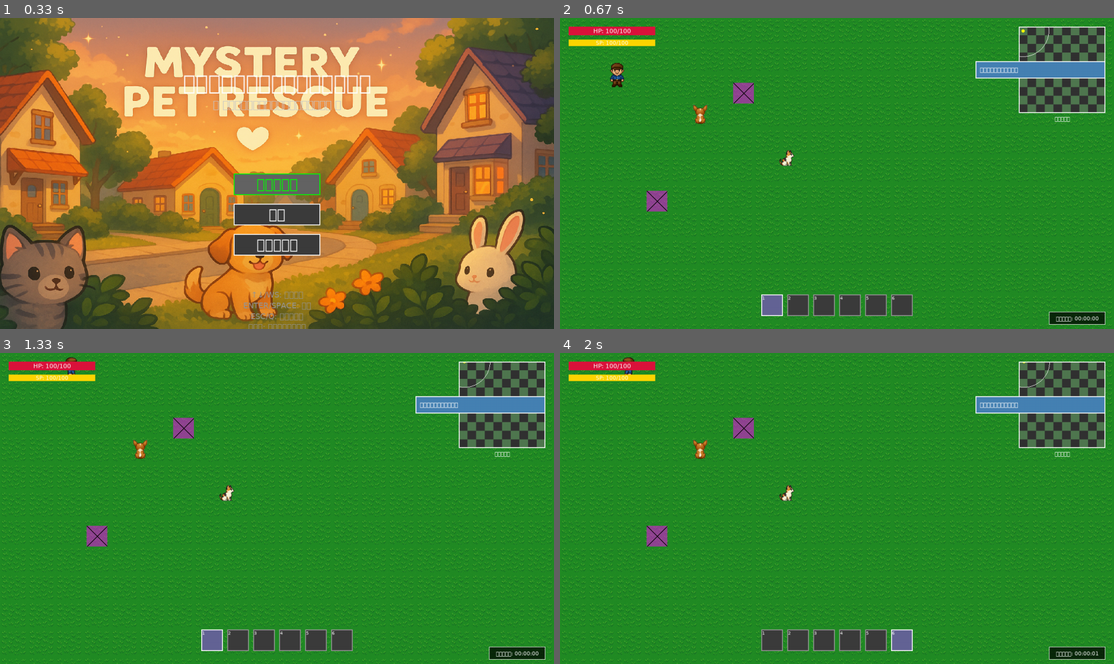
Above: before the commit, frames 1-4 (two rows, left to right).
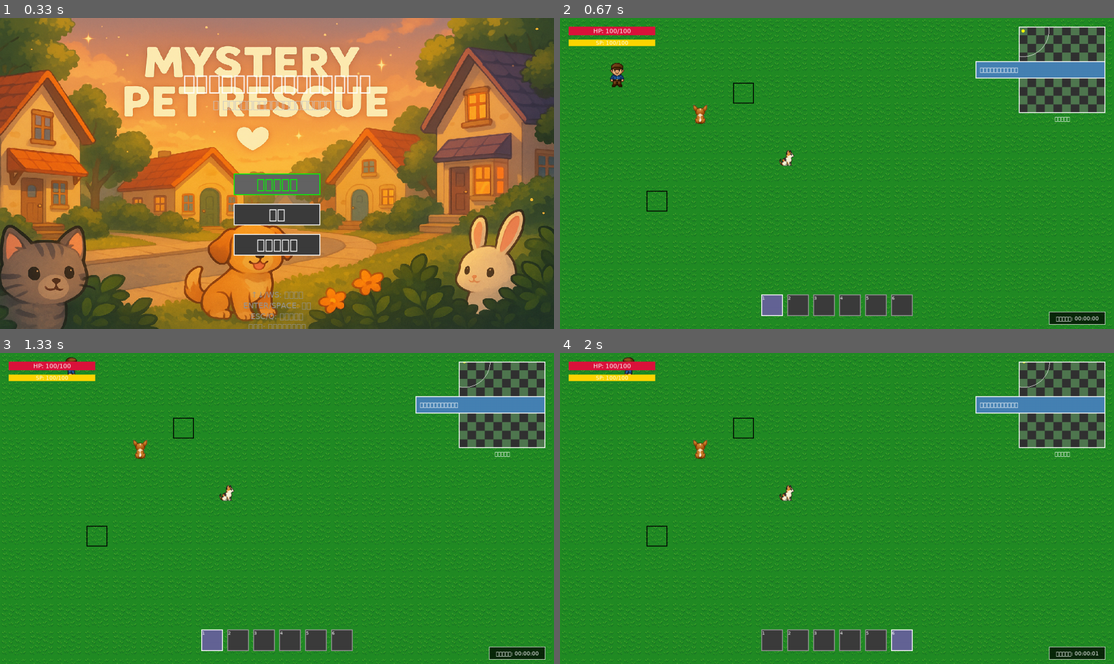
Above: after the commit, the same moments.

Repository: yuichi1000/mystery-pet-rescue
Game: pygame game, started from main.py
Same seed, same stepped clock (60 frames per second), same inputs: the game is played once before the commit and once after it.
Inputs (mouse positions are in pixels of both pictures, inside the frame that each line leads up to):
- Up to frame 1 (0.33 s): no input
- Up to frame 2 (0.67 s): click "ゲーム開始" at 0.38 s
- Up to frame 3 (1.33 s): hold W 0.67-1.13 s; move the mouse to (254, 520) at 0.7 s; hold D from 1.17 s (still down); move the mouse to (454, 499) at 1.2 s
- Up to frame 4 (2 s): release D at 1.63 s; hold A from 1.67 s (still down); move the mouse to (837, 530) at 1.7 s; tap 6 at 1.82 s

Frame 1 is identical in both runs. In frame 2, 0.5% of the frame differs, in the area x 15-35%, y 20-63%; in frame 3, 0.5%; in frame 4, 0.5%.

Commit message:
Fix transparency for placeholder images
- Use colorkey transparency like in working demos
- Remove alpha blending that was causing background issues

Diff:
--- a/src/utils/asset_manager.py
+++ b/src/utils/asset_manager.py
@@ -61,11 +61,11 @@
     def _create_placeholder_image(self, size: Tuple[int, int]) -> pygame.Surface:
         """プレースホルダー画像を作成（透過対応）"""
         surface = pygame.Surface(size, pygame.SRCALPHA)
-        surface.fill((255, 0, 255, 128))  # 半透明マゼンタ
-
-        # X印を描画
-        pygame.draw.line(surface, (0, 0, 0), (0, 0), size, 2)
-        pygame.draw.line(surface, (0, 0, 0), (0, size[1]), (size[0], 0), 2)
+        surface.fill((255, 0, 255))  # マゼンタ背景
+        surface.set_colorkey((255, 0, 255))  # マゼンタを透過色に設定
+
+        # 枠線を描画
+        pygame.draw.rect(surface, (0, 0, 0), surface.get_rect(), 2)
 
         return surface
 
